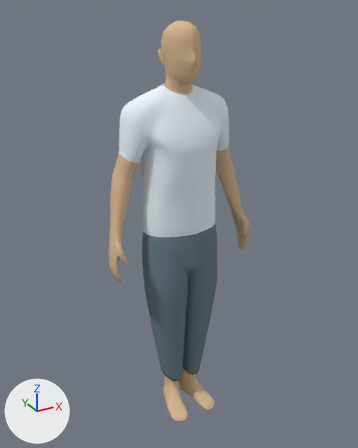
An edit to the Blender file Assets/Models/Manequim/Manequim.blend, drawn before and after from the same camera.
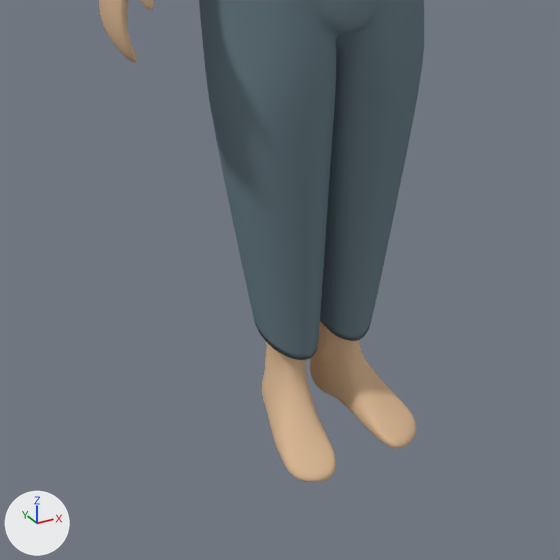
Each version appears first whole from a 50 mm camera at (-1.056, -1.914, 2.004) aimed at (-0.003, 0.002, 1.047), and next in a close-up on the part from 21% to 73% of the width and 58% to 100% of the height. Lighting does not change. The marker at lower left points along +X, +Y and +Z.

In view in the first close-up: 'Manequim'.
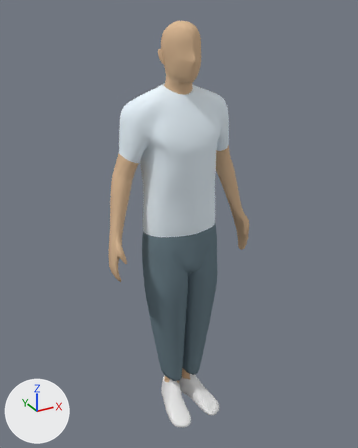
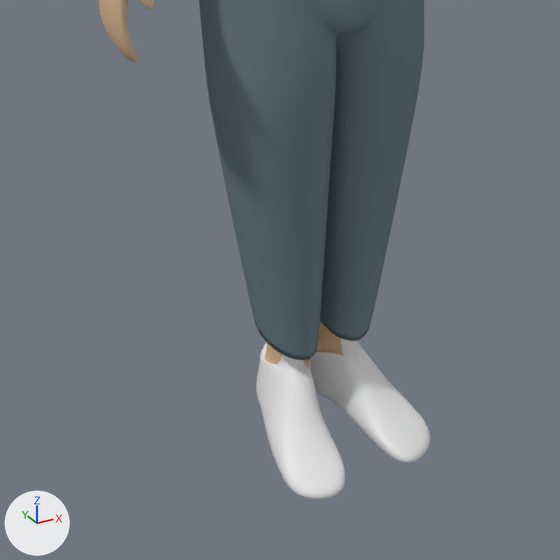
Boxes (x1, y1, x2, y2) around the edits, measured in the close-ups (560 x 560 px; the box of a moved part takes in the faces that stretch with it):
'Manequim', reshaped
    before: (99, 0, 424, 482)
    after: (99, 0, 430, 499)
part 1 of me_manequim, moved or reshaped
    before: (262, 339, 404, 452)
    after: (256, 337, 415, 463)
part 2 of me_manequim, recoloured
    before: (262, 381, 417, 482)
    after: (256, 381, 430, 499)

The change, as a list of edits to the scene's bpy script:
```text
Add mat_shoes:
    mat_shoes = principled_material('Shoes')
    mat_shoes.base_color = (0.8, 0.8, 0.8)  # white #e7e7e7
Change me_manequim:
    used by ob_manequim; location = (0.0, 0.0, 0.0)
    remove me_manequim.from_pydata(...)  # 386 vertices, 414 faces; spans x 0.0..0.37, y -0.22..0.17, z 0.0..1.96
    add me_manequim.from_pydata(...)  # 394 vertices, 422 faces; spans x 0.0..0.37, y -0.26..0.17, z -0.01..1.96
    me_manequim part 1
    11 vertices are removed from x 0.01..0.1, y -0.11..0.06, z 0.0..0.09
    32 faces are deleted
    29 vertices move from x 0.01..0.14, y -0.22..0.06, z 0.0..0.09 to x 0.0..0.15, y -0.26..0.08, z -0.01..0.13
    19 vertices are added at x 0.0..0.11, y -0.12..0.08, z 0.0..0.15
    39 new faces join them, mat_shoes (white #e7e7e7)
    1 new face joins them, mat_skin (beige #dab995)
    me_manequim part 2: 21 faces spanning x 0.0..0.15, y -0.26..0.05, z -0.01..0.08 switch from mat_skin (beige #dab995) to mat_shoes (white #e7e7e7)
```
